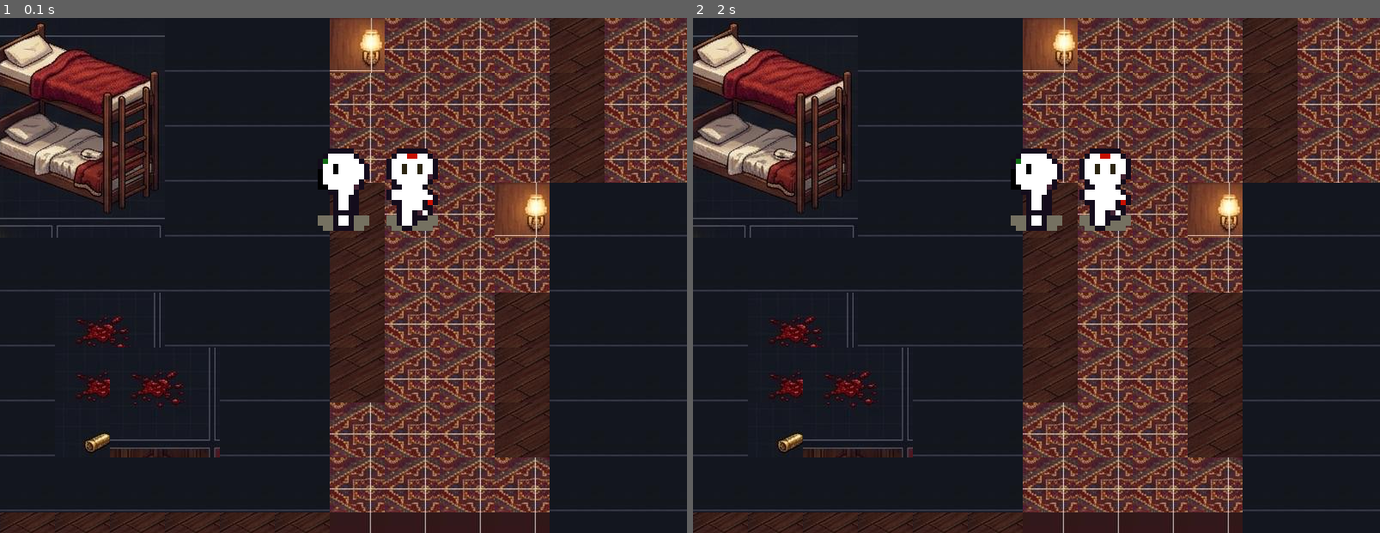
Above: before the commit, frames 1-2 (left to right).
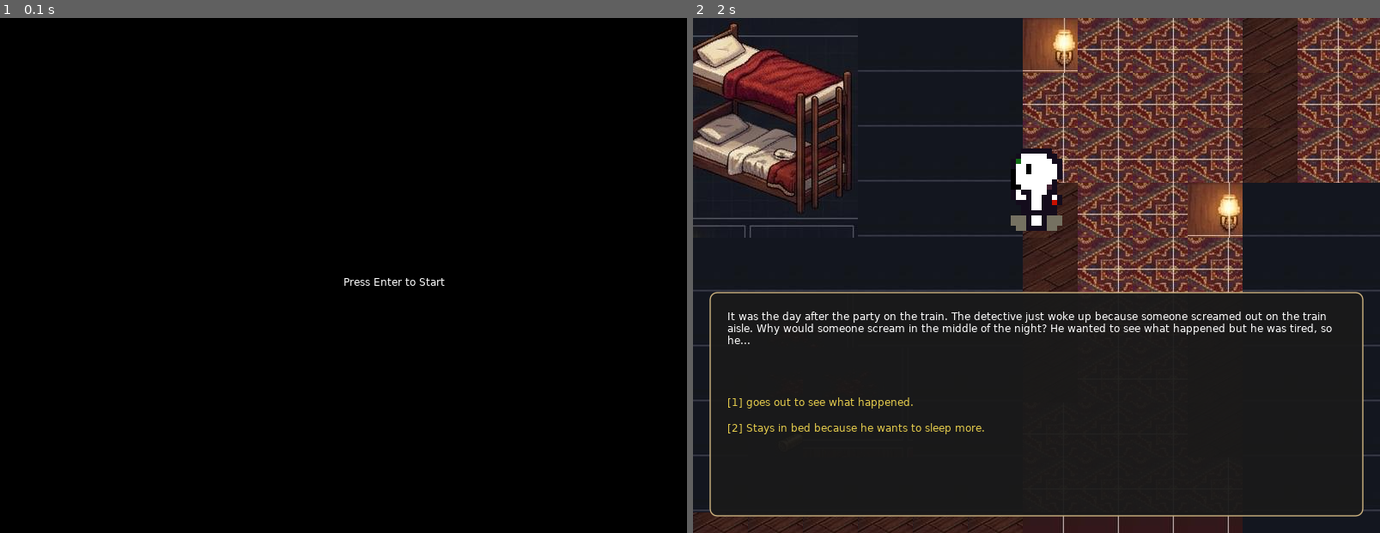
Above: after the commit, the same moments.

Repository: Jhoselin-er/Game
Game: LÖVE game, started from main.lua
The game is run twice, just before and just after one commit, with the same random seed, the same clock (stepped at 60 frames per second) and the same inputs.
Inputs:
- Up to frame 1 (0.1 s): no input
- Up to frame 2 (2 s): tap E at 0.33 s; tap Enter at 1.67 s

The runs differ from the first frame. In frame 1, 100% of the frame differs, in the area x 0-100%, y 0-100%; in frame 2, 17%.

Commit message:
Game states
Added a game state and a restart function.

Diff:
--- a/main.lua
+++ b/main.lua
@@ -49,9 +49,31 @@
     local storyDefinition = import("dialogue/suspect")
     story = Story(storyDefinition)
 
-
-
-end
+    -------change for states 1--------
+    resetGame()
+    gameState = "mainMenu"
+
+end
+---------changes for states- make function resetGame()--------
+function resetGame()
+    --player position
+    player.x = 400
+    player.y = 200
+
+    -- Reset NPC position
+    npc.x = 400
+    npc.y = 200
+
+    -- Reset dialogue state
+    dialogue.active = false
+    dialogue.text = ""
+    dialogue.choices = {}
+
+    -- Reset game state to main menu
+    gameState = "mainMenu"
+end
+
+
 
 function love.update(dt)
     if dialogue.active then
@@ -161,7 +183,13 @@
 end
 
 function love.keypressed(key)
-
+    -----changes for states- make function resetGame()--------
+    if key == "return" and gameState == "mainMenu" then
+
+        gameState = "play"
+        return
+    end
+    ----------------------------------------------------------
     if dialogue.active then
 
         local numkey = tonumber(key)
@@ -188,82 +216,93 @@
             (player.y - npc.y)^2
         )
 
-        if dist < 50 then
+        if dist < 150 then
             startDialogue()
         end
     end
 end
 
 function love.draw()
-    cam:attach()
-        gameMap:drawLayer(gameMap.layers["Tile Layer 1"])
-        love.graphics.draw(player.spriteSheet, player.x, player.y, 0, 0.3, 0.3)
-        npc.anim:draw(npc.spriteSheet, npc.x, npc.y, 0, 6, 6, 6, 9)
-        player.anim:draw(player.spriteSheet, player.x, player.y, nil, 6, nil, 6, 9)
-    cam:detach()
-
-    local dist = math.sqrt((player.x - npc.x)^2 + (player.y - npc.y)^2)
-    if dist < 50 and not dialogue.active then
+    --------change for states 2--------
+    if gameState == "mainMenu" then
+        local w = love.graphics.getWidth()
+        local h = love.graphics.getHeight()
+        love.graphics.print("Press Enter to Start", w/2, h/2)
+    elseif gameState == "play" then
+        ---------------------------------------------
+        cam:attach()
+            gameMap:drawLayer(gameMap.layers["Tile Layer 1"])
+            love.graphics.draw(player.spriteSheet, player.x, player.y, 0, 0.3, 0.3)
+            npc.anim:draw(npc.spriteSheet, npc.x, npc.y, 0, 6, 6, 6, 9)
+            player.anim:draw(player.spriteSheet, player.x, player.y, nil, 6, nil, 6, 9)
+        cam:detach()
+
+        local dist = math.sqrt((player.x - npc.x)^2 + (player.y - npc.y)^2)
+        if dist < 50 and not dialogue.active then
+            love.graphics.setColor(1, 1, 1, 1)
+            love.graphics.print("Press [E] to Interrogate", 10, 10)
+        end
+
+    if dialogue.active then
+
+        local screenW = love.graphics.getWidth()
+        local screenH = love.graphics.getHeight()
+
+        local boxW = screenW - 40
+        local boxH = math.min(260, screenH - 40)
+
+        local boxX = 20
+        local boxY = screenH - boxH - 20
+
+        -- Background
+        love.graphics.setColor(0.1, 0.1, 0.1, 0.95)
+        love.graphics.rectangle(
+            "fill",
+            boxX, boxY,
+            boxW, boxH,
+            8, 8
+        )
+
+        -- Border
+        love.graphics.setColor(0.8, 0.7, 0.5, 1)
+        love.graphics.rectangle(
+            "line",
+            boxX, boxY,
+            boxW, boxH,
+            8, 8
+        )
+
+        -- Dialogue text
         love.graphics.setColor(1, 1, 1, 1)
-        love.graphics.print("Press [E] to Interrogate", 10, 10)
-    end
-
-   if dialogue.active then
-
-    local screenW = love.graphics.getWidth()
-    local screenH = love.graphics.getHeight()
-
-    local boxW = screenW - 40
-    local boxH = math.min(260, screenH - 40)
-
-    local boxX = 20
-    local boxY = screenH - boxH - 20
-
-    -- Background
-    love.graphics.setColor(0.1, 0.1, 0.1, 0.95)
-    love.graphics.rectangle(
-        "fill",
-        boxX, boxY,
-        boxW, boxH,
-        8, 8
-    )
-
-    -- Border
-    love.graphics.setColor(0.8, 0.7, 0.5, 1)
-    love.graphics.rectangle(
-        "line",
-        boxX, boxY,
-        boxW, boxH,
-        8, 8
-    )
-
-    -- Dialogue text
-    love.graphics.setColor(1, 1, 1, 1)
-    love.graphics.printf(
-        dialogue.text,
-        boxX + 20,
-        boxY + 20,
-        boxW - 40,
-        "left"
-    )
-
-    -- Choices
-    love.graphics.setColor(0.9, 0.8, 0.3, 1)
-
-    for i, choice in ipairs(dialogue.choices) do
-
-        local choiceY = boxY + 120 + (i - 1) * 30
-
         love.graphics.printf(
-            "[" .. i .. "] " .. choice.text,
+            dialogue.text,
             boxX + 20,
-            choiceY,
+            boxY + 20,
             boxW - 40,
             "left"
         )
-    end
-
-    love.graphics.setColor(1, 1, 1, 1)
-
-    end
-end
+
+        -- Choices
+        love.graphics.setColor(0.9, 0.8, 0.3, 1)
+
+        for i, choice in ipairs(dialogue.choices) do
+
+            local choiceY = boxY + 120 + (i - 1) * 30
+
+            love.graphics.printf(
+                "[" .. i .. "] " .. choice.text,
+                boxX + 20,
+                choiceY,
+                boxW - 40,
+                "left"
+            )
+        end
+
+        love.graphics.setColor(1, 1, 1, 1)
+
+        end
+        -----change for states 3--------
+    elseif gameState == "gameOver" then
+        love.graphics.print("Game Over! Press Enter to Restart", 400, 200)
+    end
+end
